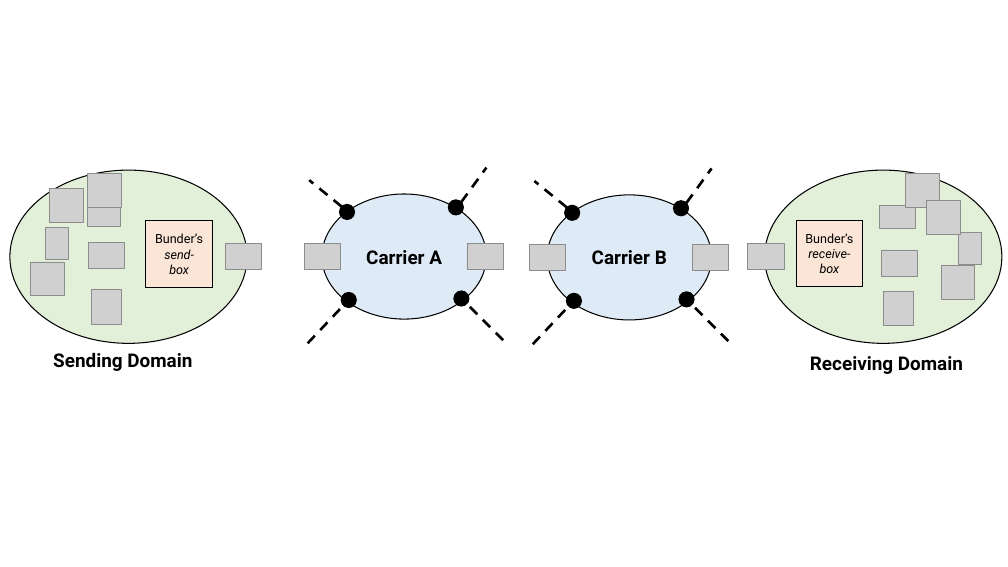
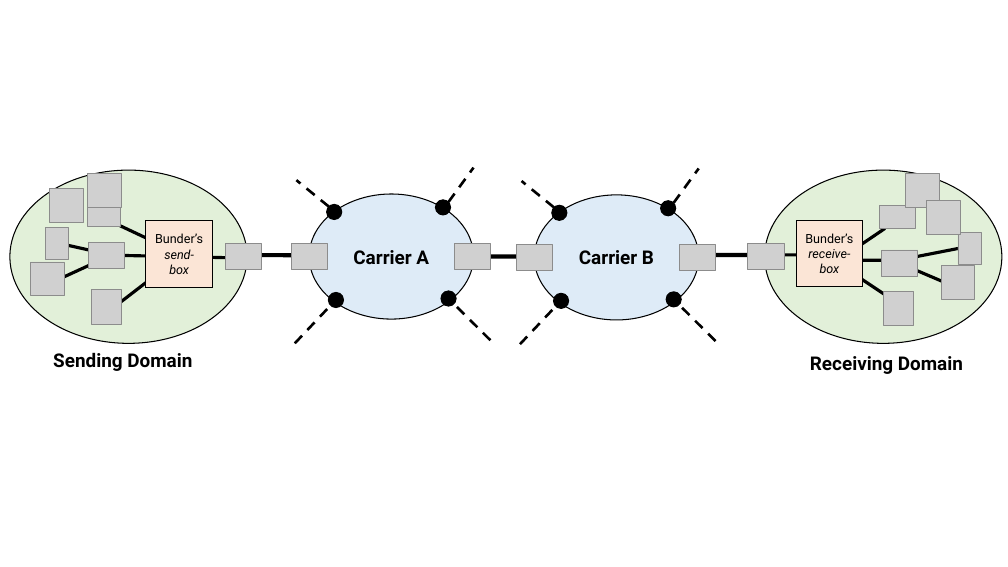
Before and after one commit to akshayknarayan/bundler-paper, a slide deck: slide 1 of img/deployment-arch.pptx. Drawn at 1008x567 pixels with LibreOffice and Linux fonts; fonts in the diff are those of the drawing; grey boxes stand for pictures. Boxes give left, top, right and bottom in pixels: in the first picture for what was removed or moved away, otherwise in the second. Text is boxed around its words. In the diff, an @@ line names an element or a change of style, - is before the commit and + after.

Commit message:
Updates from ShareLaTeX

```diff
--- a/img/deployment-arch.pptx
+++ b/img/deployment-arch.pptx
@@ 8 lines, 7 ellipses, 4 pictures: place and size @@
-8 lines, 7 ellipses, 4 pictures at [304,168,729,344]
+8 lines, 7 ellipses, 4 pictures at [291,168,716,344]
@@ line added from (116, 224) to (154, 241), #000000 3 pt @@
@@ line added from (850, 253) to (885, 228), #000000 3 pt @@
@@ line added from (51, 283) to (98, 261), #000000 3 pt @@
@@ line added from (63, 244) to (95, 251), #000000 3 pt @@
@@ line added from (104, 255) to (236, 258), #000000 3 pt @@
@@ line added from (259, 255) to (306, 256), #000000 4 pt @@
@@ line added from (479, 256) to (526, 256), #000000 4 pt @@
@@ line added from (714, 255) to (761, 255), #000000 4 pt @@
@@ line added from (774, 255) to (820, 255), #000000 3 pt @@
@@ line added from (850, 260) to (897, 260), #000000 3 pt @@
@@ line added from (904, 265) to (946, 283), #000000 3 pt @@
@@ line added from (910, 258) to (958, 249), #000000 3 pt @@
@@ line added from (108, 312) to (154, 277), #000000 3 pt @@
@@ 3 ellipses: place and size @@
-3 ellipses at [448,195,712,320]
+3 ellipses at [436,195,699,320]
@@ line added from (848, 270) to (895, 301), #000000 3 pt @@
```
